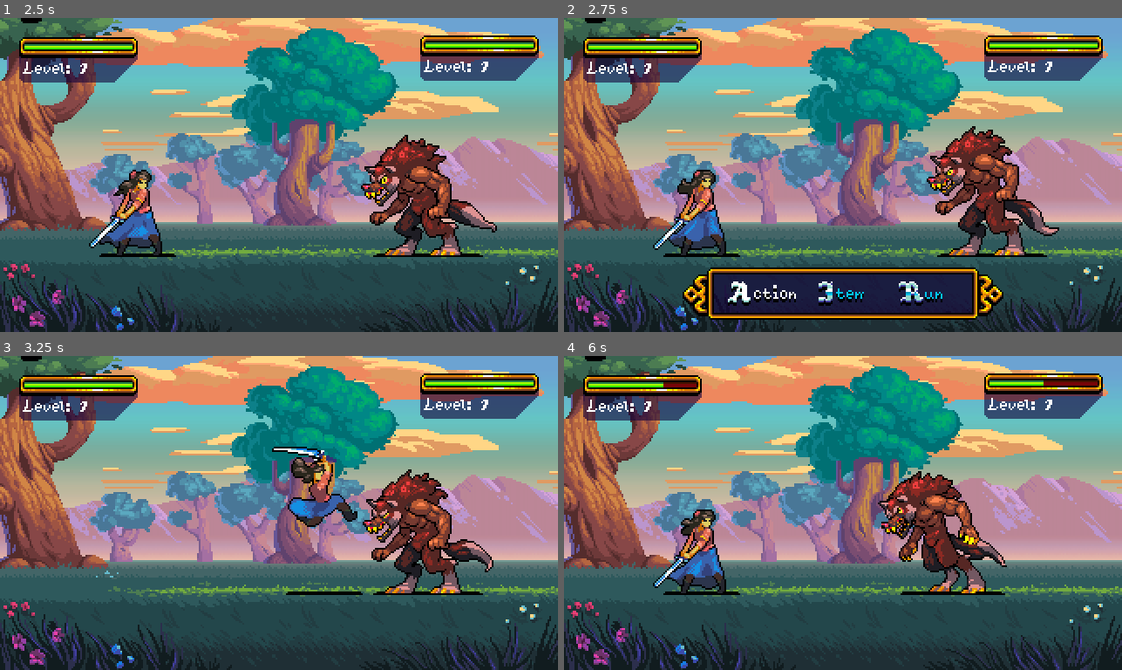
Above: before the commit, frames 1-4 (two rows, left to right).
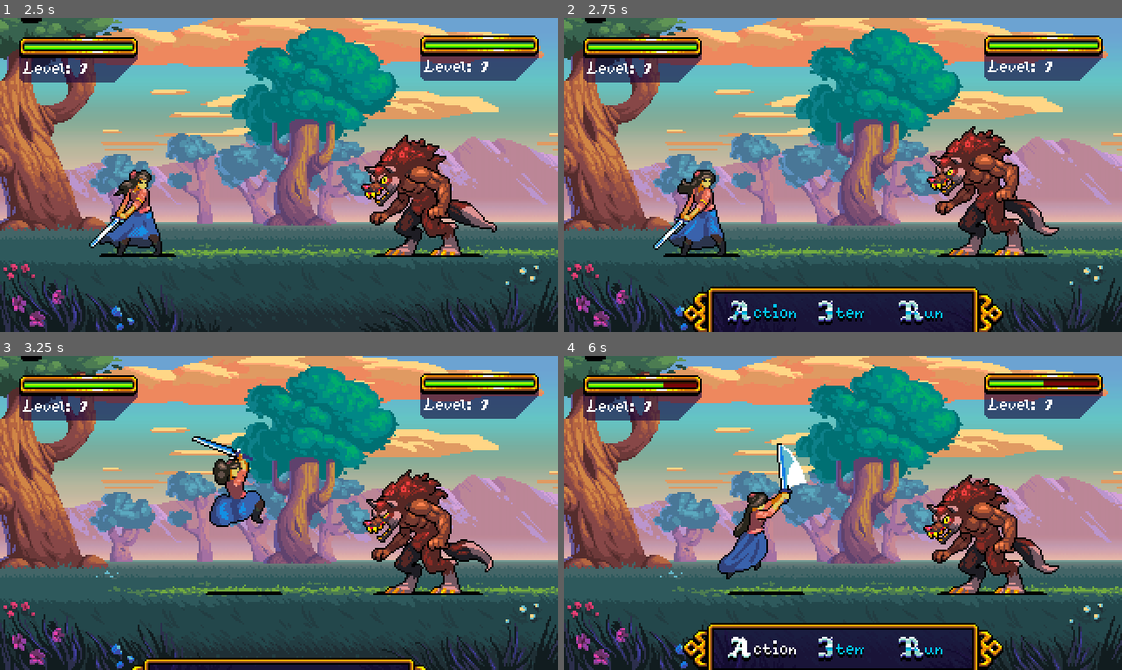
Above: after the commit, the same moments.

Repository: nahuakang/TurnBasedRPGGodot4
Game: Godot game, scene res://world/town.tscn
Same seed, same stepped clock (60 frames per second), same inputs: the game is played once before the commit and once after it. The project has no main scene, so this scene is started directly.
Inputs:
- Up to frame 1 (2.5 s): tap Enter (ui_accept) at 0.5, 1.35, 1.52, 1.82 s; hold Right (ui_right) 0.53-1.28 s; hold Enter (ui_accept) 0.53-1.28 s; hold Down (ui_down) 1.28-2.03 s; hold Right (ui_right) from 2.03 s (still down); hold Enter (ui_accept) from 2.03 s (still down)
- Up to frame 2 (2.75 s): keep holding Right (ui_right); keep holding Enter (ui_accept)
- Up to frame 3 (3.25 s): release Right (ui_right) at 2.78 s; release Enter (ui_accept) at 2.78 s; hold Up (ui_up) from 2.78 s (still down); tap Enter (ui_accept) at 2.85, 3.02 s
- Up to frame 4 (6 s): tap Enter (ui_accept) at 3.32, 4.35, 4.52, 4.82, 5.85 s; release Up (ui_up) at 3.53 s; hold Enter (ui_accept) 3.53-4.28 s; hold Left (ui_left) 3.53-5.03 s; hold Down (ui_down) 5.03-5.78 s; hold Enter (ui_accept) 5.03-5.78 s; hold Right (ui_right) from 5.78 s (still down)

Frame 1 is identical in both runs. In frame 2, 8.6% of the frame differs, in the area x 21-79%, y 79-100%; in frame 3, 5.1%; in frame 4, 19%, in the area x 15-89%, y 27-100%.

Commit message:
58-59: Implement `BattleMenu` animations

Diff:
--- a/battle/battle.gd
+++ b/battle/battle.gd
@@ -88,7 +88,7 @@
 		return
 
 	# Using `BattleMenu` to handle player input in the turn
-	battle_menu.show()
+	await battle_menu.show_menu()
 
 	battle_menu.grab_action_focus()
 	var menu_option: BattleMenu.MENU_OPTION = await battle_menu.menu_option_selected
@@ -99,12 +99,10 @@
 			print("TODO: Item")
 			turn_manager.advance_turn()
 		BattleMenu.MENU_OPTION.RUN:
-			print("TODO: Run")
-			SceneStack.pop() # Note this doesn't work playing the `battle.tscn` itself
+			print("TODO: Run (Can add a coin flip on damage upon escape)")
+			exit_battle()
 
-	battle_menu.hide()
-
-
+	battle_menu.hide_menu()  # No need to await here
 
 
 func _on_enemy_turn_started() -> void:
--- a/ui/battle_menu.gd
+++ b/ui/battle_menu.gd
@@ -1,5 +1,12 @@
 extends HBoxContainer
 class_name BattleMenu
+
+#############
+## CONSTANTS
+#############
+
+const MENU_ANIMATION_DISTANCE := Vector2(0, 36)
+const MENU_ANIMATION_DURATION: float = 0.4
 
 #############
 ## VARIABLES
@@ -33,6 +40,34 @@
 	action_button.grab_focus()
 
 
+func show_menu() -> void:
+	show()
+
+	# Going up MENU_ANIMATION_DISTANCE
+	var tween := create_tween().set_trans(Tween.TRANS_CIRC).set_ease(Tween.EASE_IN_OUT)
+	tween.tween_property(
+		self,
+		"global_position",
+		-MENU_ANIMATION_DISTANCE,
+		MENU_ANIMATION_DURATION
+	).as_relative().from_current()
+	await tween.finished
+
+
+func hide_menu() -> void:
+	# Going down MENU_ANIMATION_DISTANCE
+	var tween := create_tween().set_trans(Tween.TRANS_CIRC).set_ease(Tween.EASE_IN_OUT)
+	tween.tween_property(
+		self,
+		"global_position",
+		MENU_ANIMATION_DISTANCE,
+		MENU_ANIMATION_DURATION
+	).as_relative().from_current()
+	await tween.finished
+
+	hide()
+
+
 ##################
 ## SIGNAL METHODS
 ##################
--- a/ui/battle_menu.tscn
+++ b/ui/battle_menu.tscn
@@ -18,9 +18,9 @@
 anchor_right = 0.5
 anchor_bottom = 1.0
 offset_left = -92.0
-offset_top = -37.0
+offset_top = 4.0
 offset_right = 92.0
-offset_bottom = -7.0
+offset_bottom = 34.0
 grow_horizontal = 2
 grow_vertical = 0
 theme = ExtResource("1_422go")
